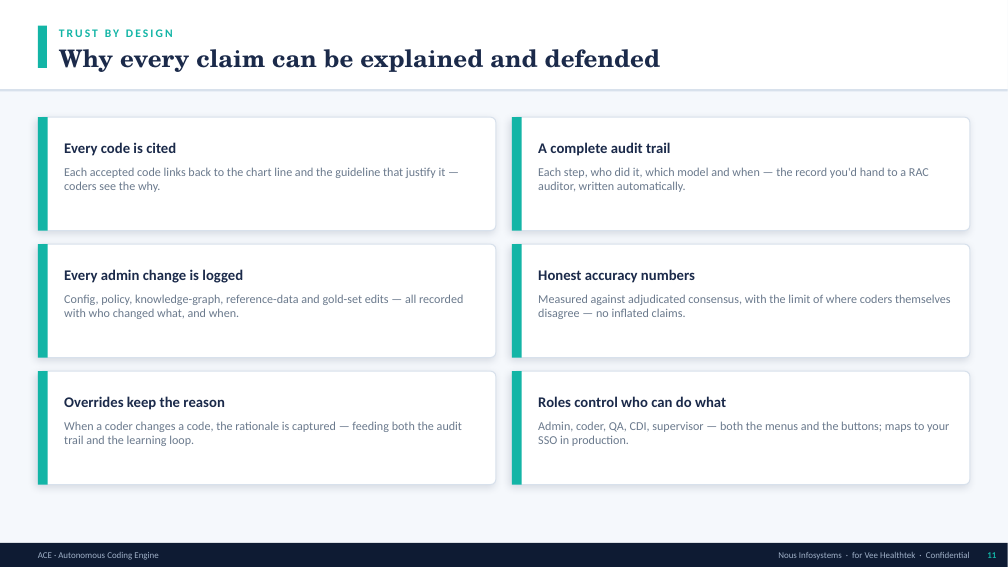
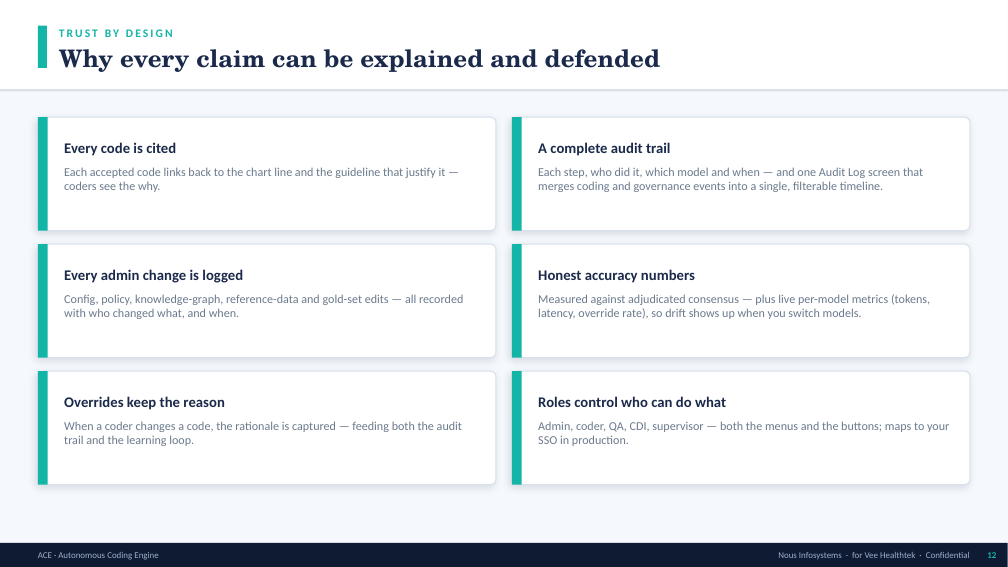
Before and after one commit to swarupd227/ACE, a slide deck: slide 12 of deck/ACE_Architecture.pptx (slide 11 before the commit). Drawn at 1008x567 pixels with LibreOffice and Linux fonts; fonts in the diff are those of the drawing. Boxes give left, top, right and bottom in pixels: in the first picture for what was removed or moved away, otherwise in the second. Text is boxed around its words. In the diff, an @@ line names an element or a change of style, - is before the commit and + after.

```diff
--- a/deck/ACE_Architecture.pptx
+++ b/deck/ACE_Architecture.pptx
@@ text at (538,167,923,192): text changed @@
-Each step, who did it, which model and when — the record you'd hand to a RAC auditor, written automatically.
+Each step, who did it, which model and when — and one Audit Log screen that merges coding and governance events into a single, filterable timeline.
@@ text at (538,294,930,319): text changed @@
-Measured against adjudicated consensus, with the limit of where coders themselves disagree — no inflated claims.
+Measured against adjudicated consensus — plus live per-model metrics (tokens, latency, override rate), so drift shows up when you switch models.
```
Also in this commit, not shown: 7 other slides changed, 1 slide added, 4 other files.
